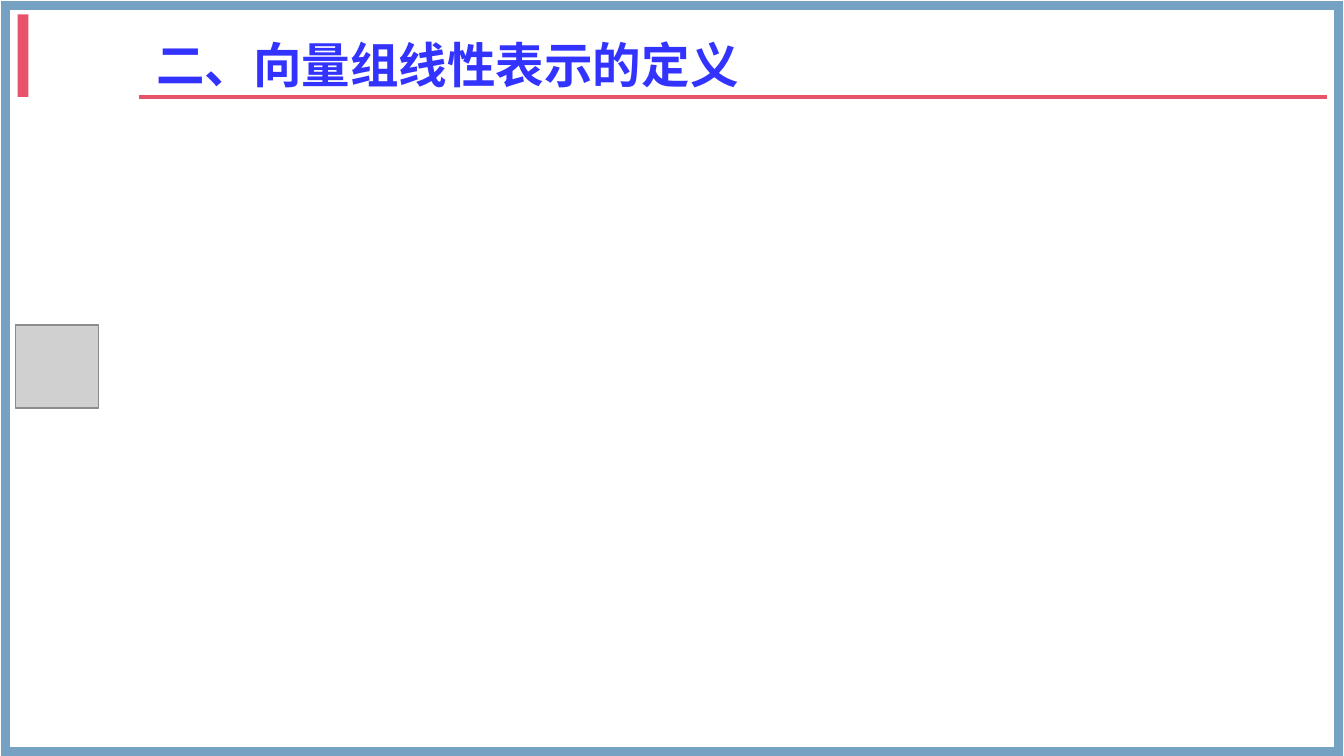
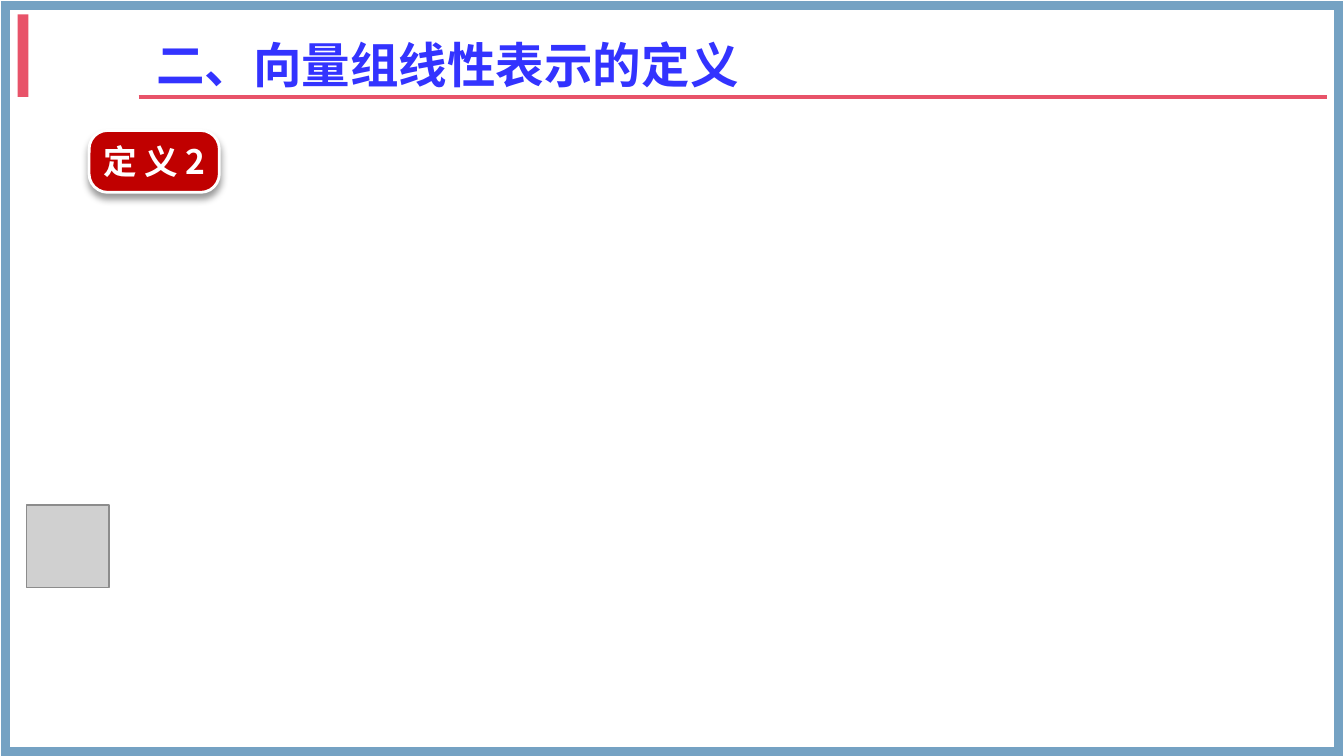
Before and after one commit to zhangshenxing/zhangshenxing.github.io, a slide deck: slide 5 of zsx.pptx. Drawn at 1344x756 pixels with LibreOffice and Linux fonts; fonts in the diff are those of the drawing; grey boxes stand for pictures; background and template pictures are left out. Boxes give left, top, right and bottom in pixels: in the first picture for what was removed or moved away, otherwise in the second. Text is boxed around its words. In the diff, an @@ line names an element or a change of style, - is before the commit and + after.

```diff
--- a/zsx.pptx
+++ b/zsx.pptx
@@ rounded rectangle added at bbox=[89, 130, 219, 192], fill #C00000, outline #FFFFFF 1.5 pt, 18 pt, text #FFFFFF, bold @@
+  定 义 2
@@ picture: place and size @@
-picture at bbox=[16, 325, 99, 409]
+picture at bbox=[27, 505, 110, 589]
```
